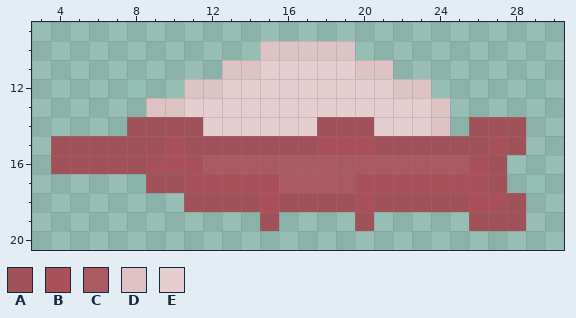
Pixel-art sprite -- BoundlessGameJamProject/Assets/Sprites/PH/ESS1.png. The first picture shows the starting point.
The file is 32x32 pixels. Shown: x 3..30, y 9..20.
Palette (. is transparent): A #a15259  B #a95059  C #ac5a62  D #dec3c5  E #e6ced0
After:
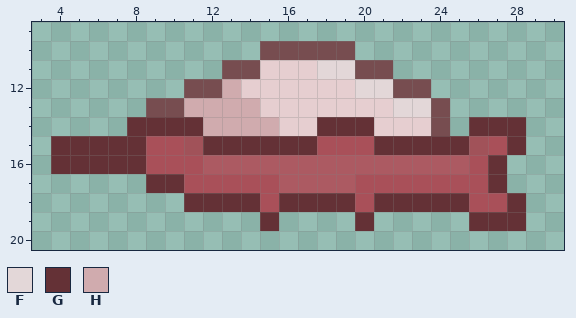
Colours new in this view: F #e3d7d8  G #643136  H #d0abae
The exact change:
Colour D changes from #dec3c5 to #774d50.
Colour A becomes colour B in row 15 at x 9.
Colour E becomes colour F in row 11 at x 18 to 19; in row 12 at x 20 to 21; in row 13 at x 22 to 23.
Colour A becomes colour G in row 14 at x 8 to 11, 18 to 20 and 26 to 28; in row 15 at x 4 to 8, 12 to 17, 21 to 25 and 28; in row 16 at x 4 to 8 and 27; in row 17 at x 9 to 10 and 27; in row 18 at x 11 to 14, 16 to 19, 21 to 25 and 28; in row 19 at x 15, 20 and 26 to 28.
Colour E becomes colour H in row 12 at x 13; in row 13 at x 11 to 14; in row 14 at x 12 to 15.
Where, in picture pixels (left, top, right, bottom), the same in both pictures:
changed: (51, 41, 526, 231)
